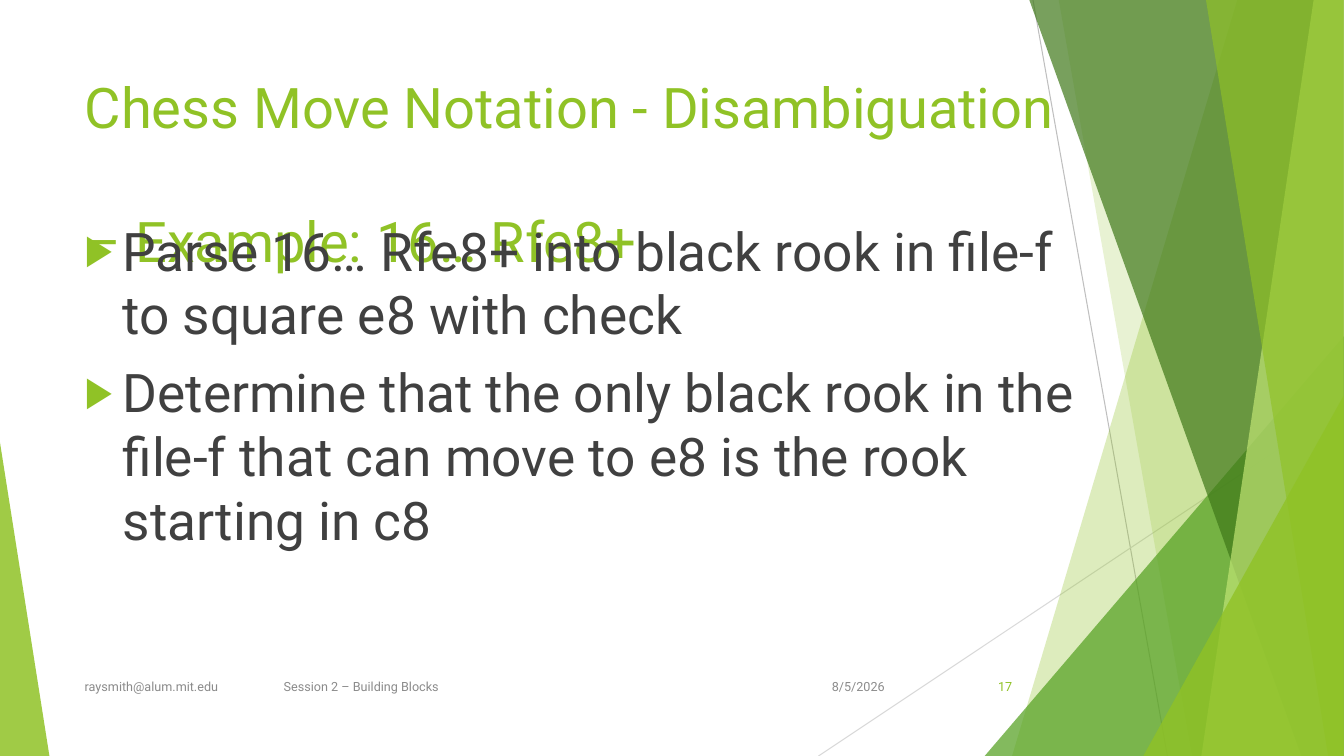
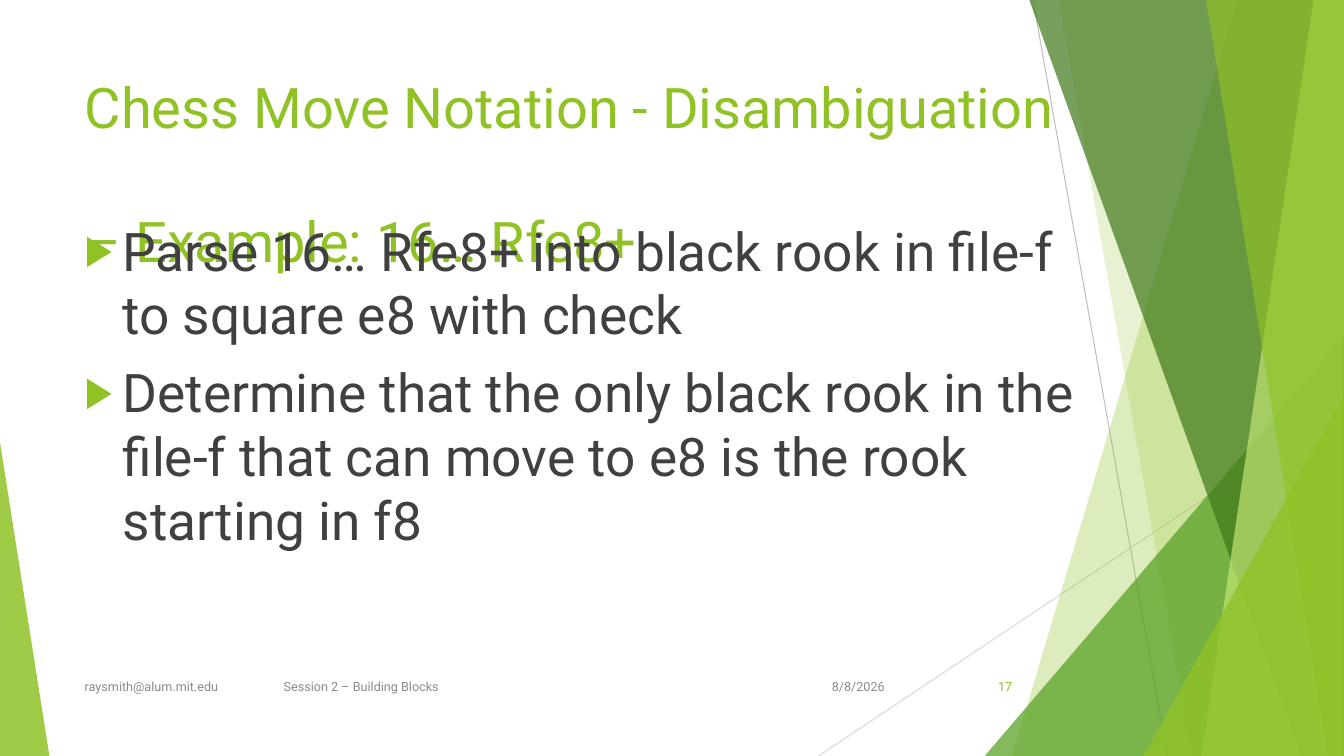
Before and after one commit to raysmith619/chess, a slide deck: slide 17 of Docs/Chess Display and Computers.pptx. Drawn at 1344x756 pixels with LibreOffice and Linux fonts; fonts in the diff are those of the drawing. Boxes give left, top, right and bottom in pixels: in the first picture for what was removed or moved away, otherwise in the second. Text is boxed around its words. In the diff, an @@ line names an element or a change of style, - is before the commit and + after.

```diff
--- a/Docs/Chess Display and Computers.pptx
+++ b/Docs/Chess Display and Computers.pptx
@@ text at <box>123,372,1074,551</box>: text changed @@
-▶ Determine that the only black rook in the file-f that can move to e8 is the rook starting in c8
+▶ Determine that the only black rook in the file-f that can move to e8 is the rook starting in f8
@@ text at <box>832,682,885,692</box>: text changed @@
-8/5/2026
+8/8/2026
```
Also in this commit, not shown: 23 other slides changed.
